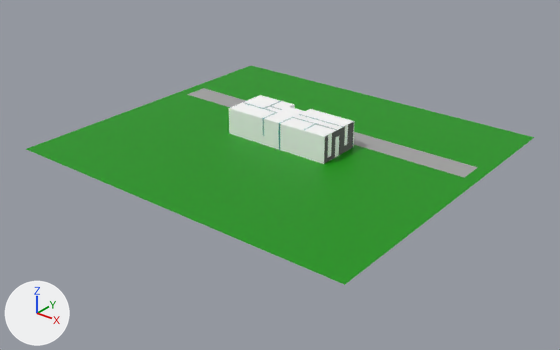
Renders of the glTF model code/src/App/components/ruben/campus/campus.glb from each side of a commit.
Both versions are drawn from a camera (50 mm lens) standing at (135.9, -172.1, 92.6) and looking at (2.6, -5.5, -10.7). Lighting does not change. The marker at lower left points along +X, +Y and +Z. Where no turn or scale is listed for an object, it has been applied to the vertices. Vertices at the same position are counted once.

Before the edit, the objects in view are built like this:
```python
ob_achtermuur = bpy.data.objects.new('achtermuur', me_cube_046)
ob_achtermuur.location = (0.0, -4.8, 1.6)
ob_cube_006 = bpy.data.objects.new('Cube.006', me_cube_019)
ob_cube_006.location = (18.1, 2.8, 1.6)
ob_cube_007 = bpy.data.objects.new('Cube.007', me_cube_026)
ob_cube_007.location = (-18.0, 2.8, 1.6)
ob_cube_023 = bpy.data.objects.new('Cube.023', me_cube_061)
ob_cube_023.location = (10.1, 4.6, 4.5)
ob_cube_048 = bpy.data.objects.new('Cube.048', me_cube_053)
ob_cube_048.location = (2.0, -1.7, 4.5)
ob_cube_051 = bpy.data.objects.new('Cube.051', me_cube_056)
ob_cube_051.location = (-11.1, 1.5, 4.5)
ob_cube_055 = bpy.data.objects.new('Cube.055', me_cube_060)
ob_cube_055.location = (2.0, 2.7, -1.2)
ob_cube_067 = bpy.data.objects.new('Cube.067', me_cube_080)
ob_cube_067.location = (2.0, -1.7, 1.7)
ob_eetgrondverdiep2_003 = bpy.data.objects.new('eetgrondverdiep2.003', me_plane_020)
ob_eetgrondverdiep2_003.location = (-11.1, 2.7, 5.9)
# also in view: 'Plane.001' at (0.0, 16.6, -2.6); 'Plane' at (0.0, 0.0, -2.7); 'Cube.060' at (10.2, 2.8, 5.9)
```
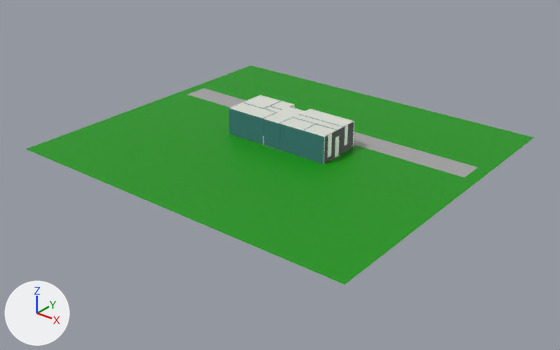
Pixel boxes (x1, y1, x2, y2) of what changed, in the pictures (560 x 350 px):
'achtermuur', recoloured (white to cyan): (229, 108, 325, 164) in both
'Cube.060', recoloured: (280, 109, 354, 137) in both
'eetgrondverdiep2.003', recoloured: (230, 95, 293, 118) in both
'inkomgrondverdiep2.003', recoloured: (264, 107, 304, 124) in both
'Cube.049', recoloured: (293, 117, 336, 130) in both
'Cube.048', recoloured: (279, 117, 293, 132) in both
'Cube.007', recoloured: (230, 95, 260, 108) in both
'Cube.053', recoloured: (263, 113, 275, 128) in both
'Cube.051', recoloured: (245, 103, 277, 113) in both
'Cube.050', recoloured: (282, 104, 295, 110) in both
'Cube.056', recoloured: (263, 101, 281, 109) in both
part 1 of me_cube_046, recoloured (white to cyan): (229, 108, 324, 164) in both

Edits to the bpy script that builds the scene:
```text
Change mat_material:
    mat_material.base_color: (1.0, 1.0, 1.0) -> (0.73, 0.753, 0.686)  # white #ffffff -> light grey #dee1d8
Change mat_material_008:
    mat_material_008.base_color: (0.0151, 0.266, 0.266) -> (0.0539, 0.2, 0.217)  # cyan #218d8d -> cyan #427c80
Change me_cube_046:
    where me_cube_046.from_pydata(...)  # 8 vertices, 12 faces; spans x -18.2..18.2, y -0.3..0.3, z -4.3..4.3
    used by ob_achtermuur; location = (0.0, -4.8, 1.6)
    me_cube_046 part 1: all 10 faces centred in x -18.2..6.1, y -0.2..0.2, z -4.3..4.3 switch from mat_material (white #ffffff) to mat_material_008 (cyan #427b80)
```
